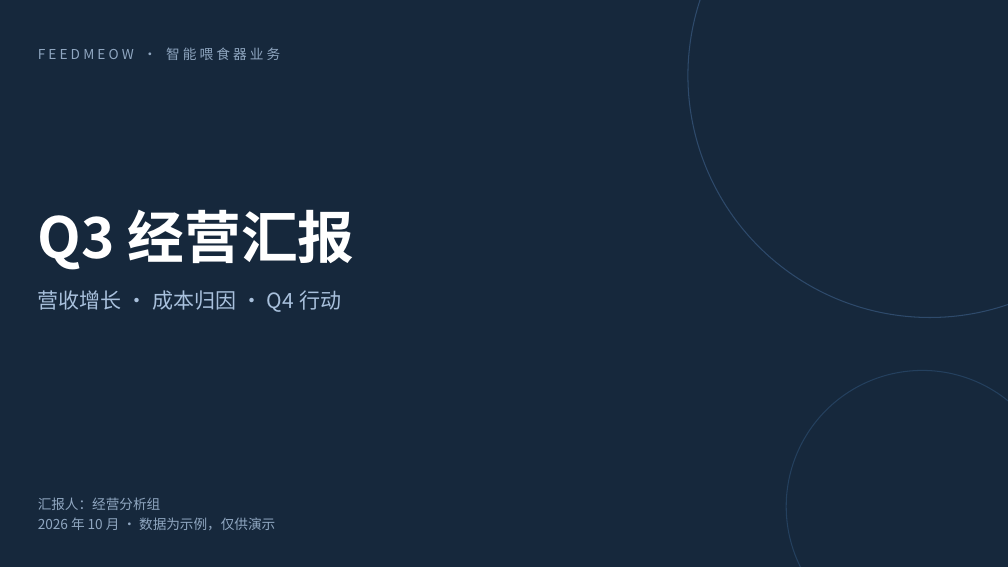
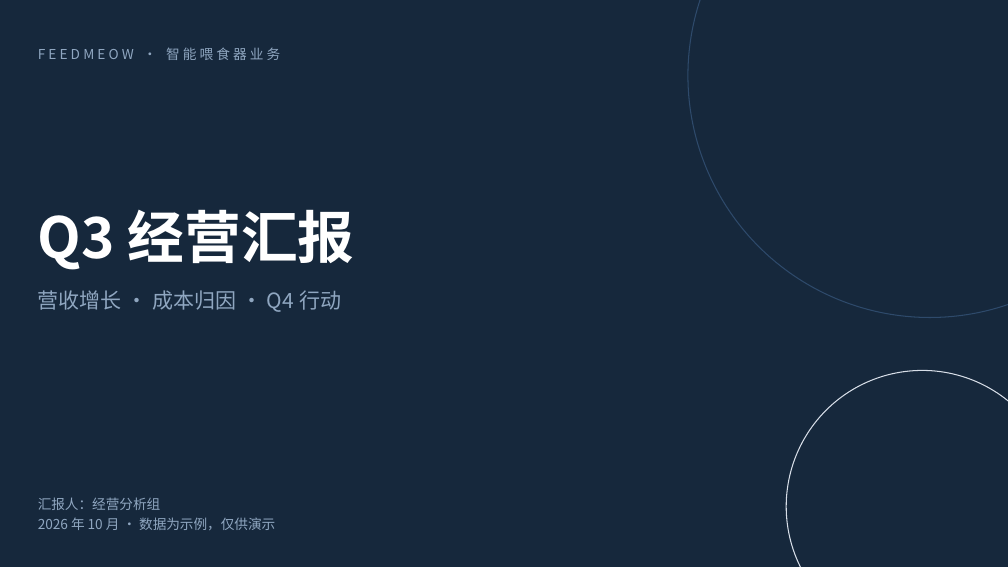
Before and after one commit to LemonZZH/Office-Agent, a slide deck: slide 1 of examples/quarterly-report/Q3经营汇报-智能喂食器业务.pptx. Drawn at 1008x567 pixels with LibreOffice and Linux fonts; fonts in the diff are those of the drawing. Boxes give left, top, right and bottom in pixels: in the first picture for what was removed or moved away, otherwise in the second. Text is boxed around its words. In the diff, an @@ line names an element or a change of style, - is before the commit and + after.

```diff
--- a/examples/quarterly-report/Q3经营汇报-智能喂食器业务.pptx
+++ b/examples/quarterly-report/Q3经营汇报-智能喂食器业务.pptx
@@ text "营收增长 · 成本归因 · Q4 ..." at [38,290,341,312]: text colour #A8C0DC to #8FA6C0 @@
@@ ellipse at [786,371,1008,567]: outline #24405E 1 pt to #D7DEE8 1 pt @@
```
Also in this commit, not shown: 6 other slides changed, 10 other files.
